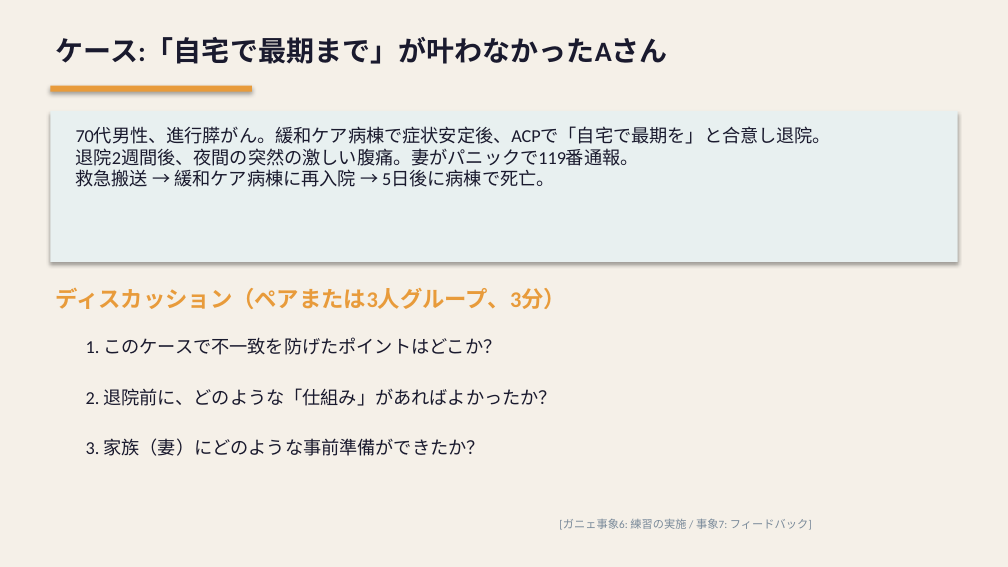
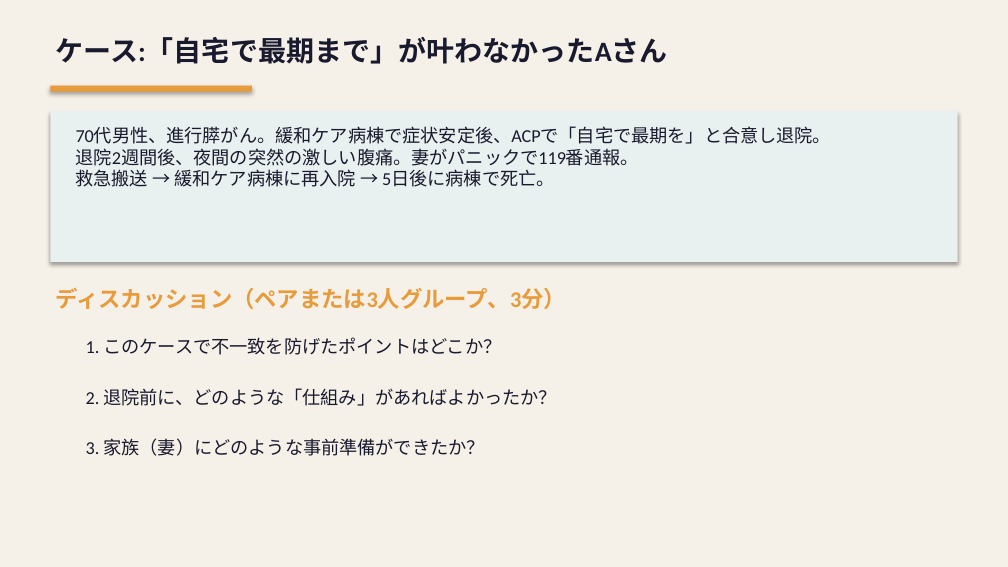
Before and after one commit to Tama831/ai-agent-team-materials, a slide deck: slide 8 of output/education/2026-03-30_palliative-home-death-concordance/palliative-home-death-concordance_slides_residents.pptx. Drawn at 1008x567 pixels with LibreOffice and Linux fonts; fonts in the diff are those of the drawing. Boxes give left, top, right and bottom in pixels: in the first picture for what was removed or moved away, otherwise in the second. Text is boxed around its words. In the diff, an @@ line names an element or a change of style, - is before the commit and + after.

```diff
--- a/output/education/2026-03-30_palliative-home-death-concordance/palliative-home-death-concordance_slides_residents.pptx
+++ b/output/education/2026-03-30_palliative-home-death-concordance/palliative-home-death-concordance_slides_residents.pptx
@@ text removed at box(559, 518, 812, 530) @@
-[ガニェ事象6: 練習の実施 / 事象7: フィードバック]
```
Also in this commit, not shown: 9 other slides changed, 4 other files.
